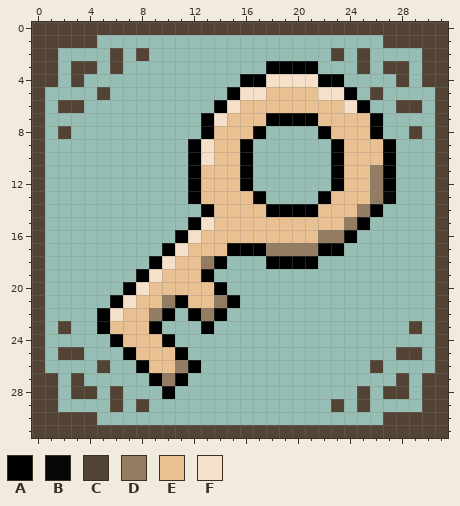
Two versions of one pixel-art sprite, public/inventory/chestKeyCommon.png. Above is the file before it was changed.
The file is 256x256 pixels, drawn in blocks of 8x8; one block is one cell here.
Palette (. is transparent): A #000000  B #060606  C #524335  D #937c62  E #e9c091  F #f5e1c9
Pixels before, first column x 0:
 0 CCCCCCCCCCCCCCCCCCCCCCCCCCCCCCCC
 1 CCCCC......................CCCCC
 2 CC....C.C..............C.C....CC
 3 CC.CC.C...........AAAA...C.CC.CC
 4 CC.C............AAFFFFAA....C.CC
 5 C....C.........AFFEEEEFFA.C....C
 6 C.CC..........AFEEEEEEEEFA..CC.C
 7 C............AFEEEAAAAEEEEA....C
 8 C.C..........AEEEA....AEEEA..C.C
 9 C...........AFEEA......AEEEA...C
10 C...........AFEEA......AEEEA...C
11 C...........AEEEA......AEEDA...C
12 C...........AEEEA......AEEDA...C
13 C...........AEEEEA....AEEEDB...C
14 C............AEEEEAAAAEEEDA....C
15 C...........AFEEEEEEEEEEDA.....C
16 C..........AFEEEEEEEEEDDA......C
17 C.........AFEEEAAADDDDAA.......C
18 C........AFEEDA...AAAA.........C
19 C.......AFEEEA.................C
20 C......AFEEEEEA................C
21 C.....AFEEDAEEDA...............C
22 C....AFEEDA.ADA................C
23 C.C..AEEEA...A...............C.C
24 C.....AEEEA....................C
25 C.CC...AEEEA................CC.C
26 C....C..AEEDA.............C....C
27 CC.C.....ADA................C.CC
28 CC.CC.C...A..............C.CC.CC
29 CC....C.C..............C.C....CC
30 CCCCC......................CCCCC
31 CCCCCCCCCCCCCCCCCCCCCCCCCCCCCCCC
New version:
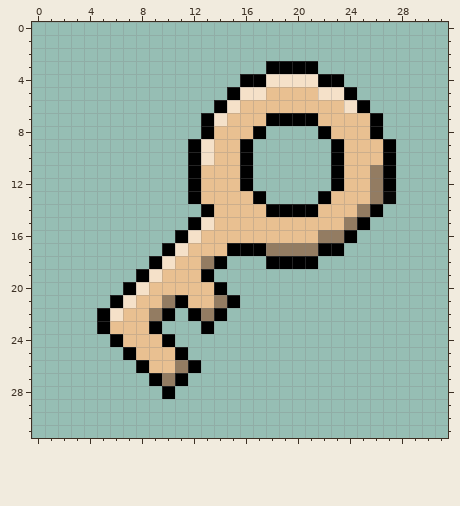
What changed:
y 0: x 0..31 CCCCCCCCCCCCCCCCCCCCCCCCCCCCCCCC -> ................................
y 1: x 0..4 CCCCC -> .....; x 27..31 CCCCC -> .....
y 2: x 0..1 CC -> ..; x 6 C -> .; x 8 C -> .; x 23 C -> .; x 25 C -> .; x 30..31 CC -> ..
y 3: x 0..1 CC -> ..; x 3..4 CC -> ..; x 6 C -> .; x 25 C -> .; x 27..28 CC -> ..; x 30..31 CC -> ..
y 4: x 0..1 CC -> ..; x 3 C -> .; x 28 C -> .; x 30..31 CC -> ..
y 5: x 0 C -> .; x 5 C -> .; x 26 C -> .; x 31 C -> .
y 6: x 0 C -> .; x 2..3 CC -> ..; x 28..29 CC -> ..; x 31 C -> .
y 7: x 0 C -> .; x 31 C -> .
y 8: x 0 C -> .; x 2 C -> .; x 29 C -> .; x 31 C -> .
y 9..22: x 0 C -> .; x 31 C -> .
y 23: x 0 C -> .; x 2 C -> .; x 29 C -> .; x 31 C -> .
y 24: x 0 C -> .; x 31 C -> .
y 25: x 0 C -> .; x 2..3 CC -> ..; x 28..29 CC -> ..; x 31 C -> .
y 26: x 0 C -> .; x 5 C -> .; x 26 C -> .; x 31 C -> .
y 27: x 0..1 CC -> ..; x 3 C -> .; x 28 C -> .; x 30..31 CC -> ..
y 28: x 0..1 CC -> ..; x 3..4 CC -> ..; x 6 C -> .; x 25 C -> .; x 27..28 CC -> ..; x 30..31 CC -> ..
y 29: x 0..1 CC -> ..; x 6 C -> .; x 8 C -> .; x 23 C -> .; x 25 C -> .; x 30..31 CC -> ..
y 30: x 0..4 CCCCC -> .....; x 27..31 CCCCC -> .....
y 31: x 0..31 CCCCCCCCCCCCCCCCCCCCCCCCCCCCCCCC -> ................................
Where, in picture pixels (left, top, right, bottom), the same in both pictures:
erased: (32, 22, 448, 438)
